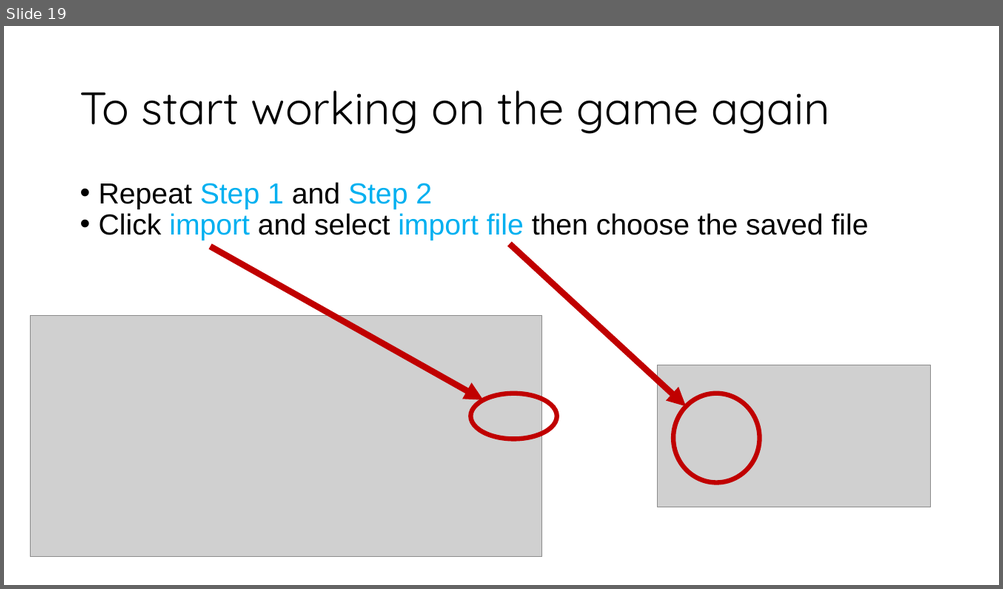
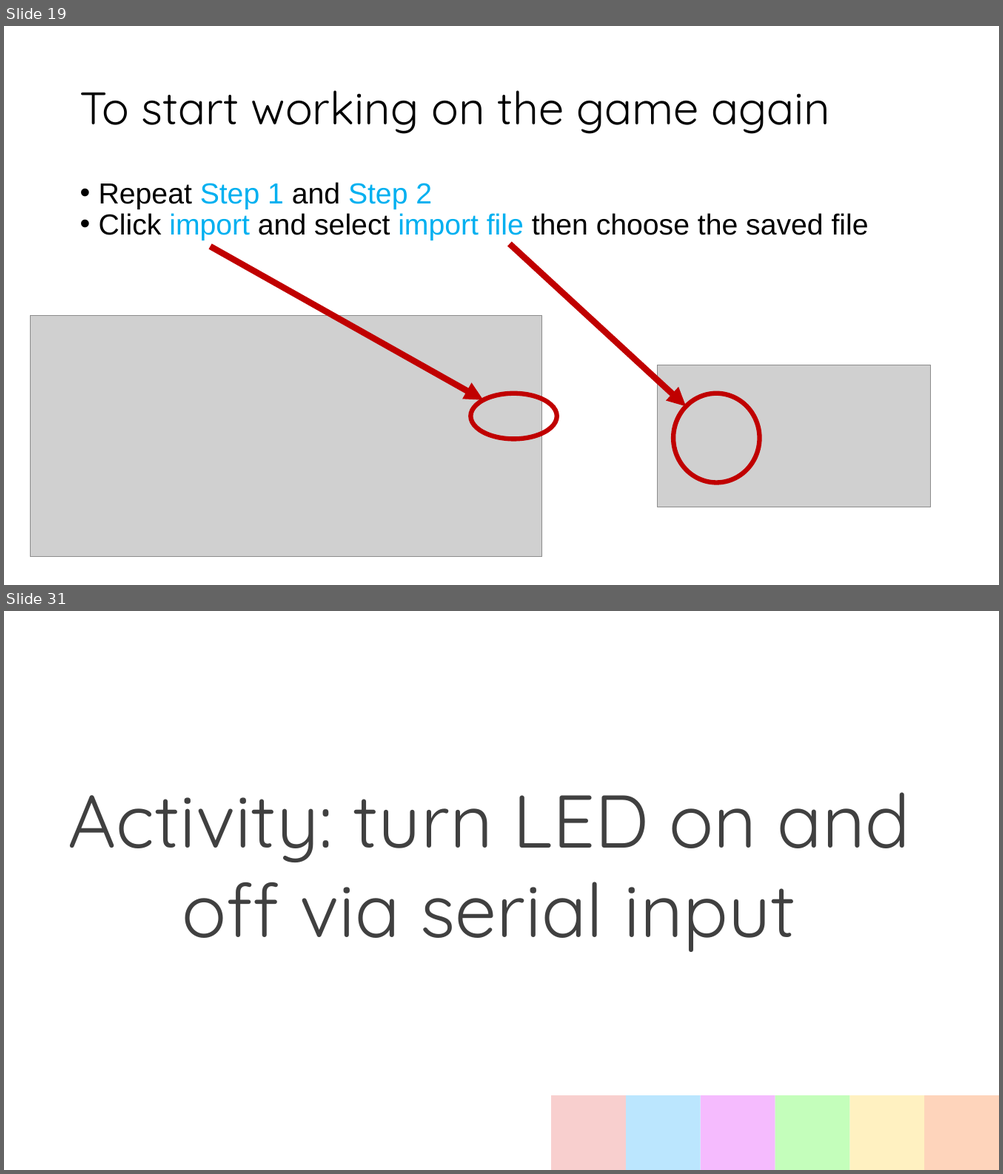
Before and after one commit to BMW-lab-MSU/game-controller-summer-camp, a slide deck: slides/programming-your-own-world-slides.odp. Shown one above the other, each under a label of ours: slide 19 before the commit, slides 19 and 31 after it; the slides between them are not shown. The pictures are 1003x589 and 1003x1174 pixels, drawn with LibreOffice and Linux fonts; fonts in the diff are those of the drawing; grey boxes stand for pictures. Boxes give left, top, right and bottom in pixels: in the first picture for what was removed or moved away, otherwise in the second. Text is boxed around its words. In the diff, an @@ line names an element or a change of style, - is before the commit and + after.

```diff
--- a/slides/programming-your-own-world-slides.odp
+++ b/slides/programming-your-own-world-slides.odp
@@ slide 31 added at bbox=[4, 611, 999, 1170], background #FFFFFF @@
@@ title added at bbox=[68, 792, 910, 952], 72 pt, text #404040 @@
+Activity: turn LED on and off via serial input
@@ rectangle added at bbox=[551, 1096, 626, 1170], fill #F8CFCE @@
@@ rectangle added at bbox=[626, 1096, 700, 1170], fill #BBE6FE @@
@@ rectangle added at bbox=[700, 1096, 775, 1170], fill #F5BBFE @@
@@ rectangle added at bbox=[775, 1096, 849, 1170], fill #C4FEBB @@
@@ rectangle added at bbox=[849, 1096, 924, 1170], fill #FFF1C1 @@
@@ rectangle added at bbox=[924, 1096, 999, 1170], fill #FED4BB @@
```
Also in this commit, not shown: 11 other slides added.
